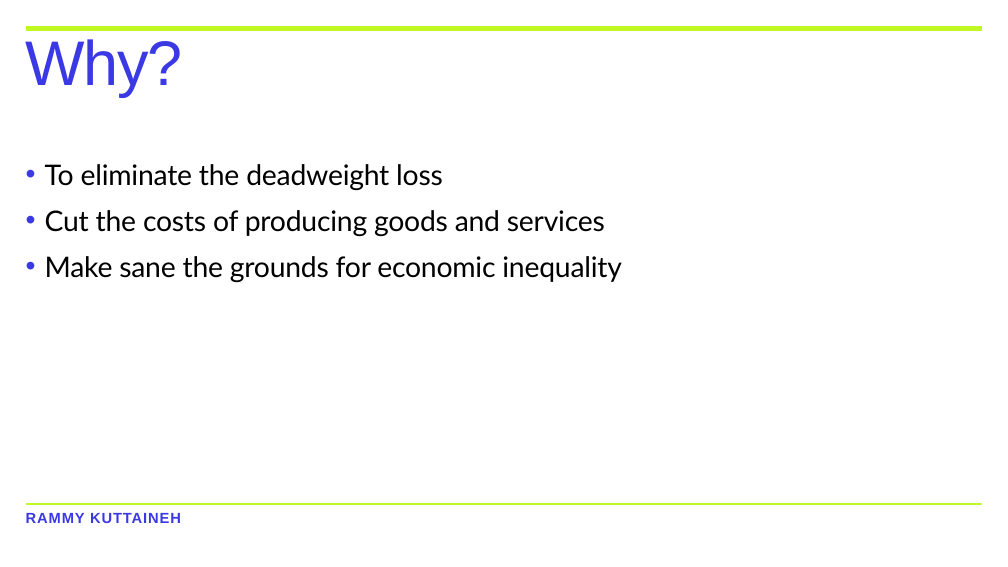
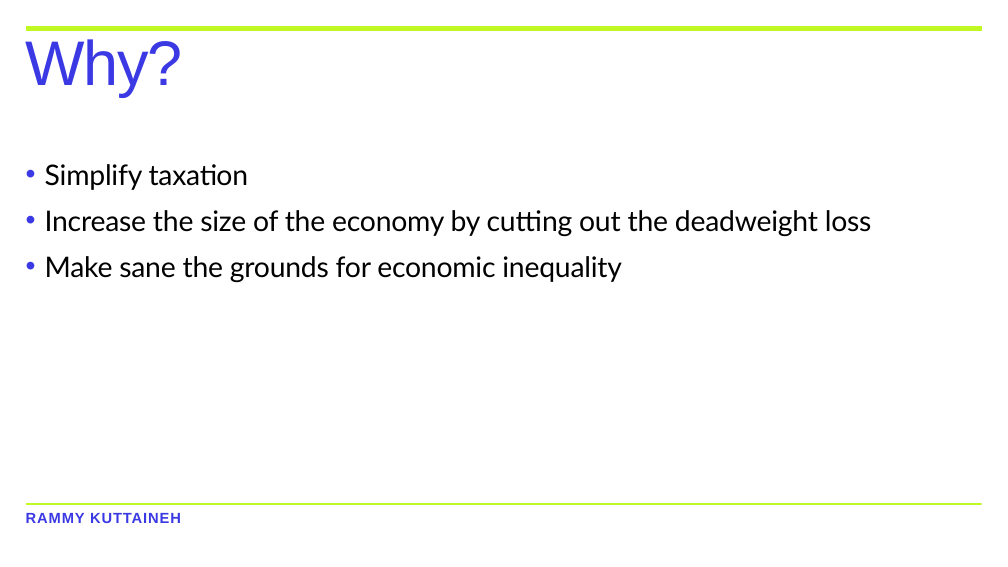
Before and after one commit to kuttaineh/unititle, a slide deck: slide 9 of TRANSITION.ppsx. Drawn at 1008x567 pixels with LibreOffice and Linux fonts; fonts in the diff are those of the drawing. Boxes give left, top, right and bottom in pixels: in the first picture for what was removed or moved away, otherwise in the second. Text is boxed around its words. In the diff, an @@ line names an element or a change of style, - is before the commit and + after.

Commit message:
Add files via upload
Updated 1st and 2nd bullet points on final slide.

```diff
--- a/TRANSITION.ppsx
+++ b/TRANSITION.ppsx
@@ text at (45,164,872,236): text changed @@
-• To eliminate the deadweight loss
-• Cut the costs of producing goods and services
+• Simplify taxation
+• Increase the size of the economy by cutting out the deadweight loss
```
